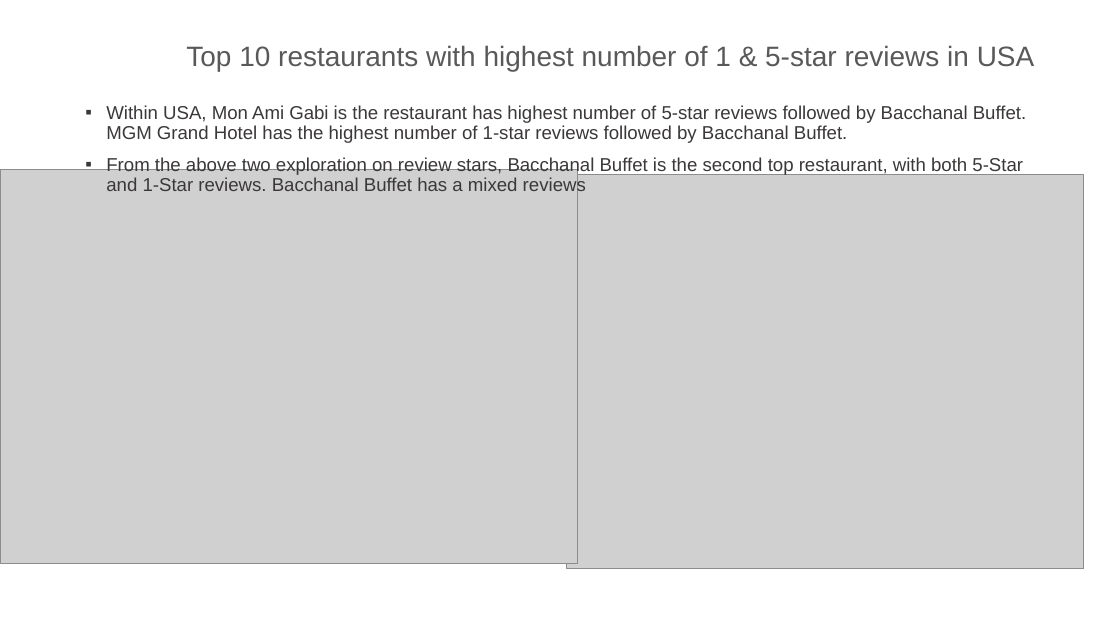
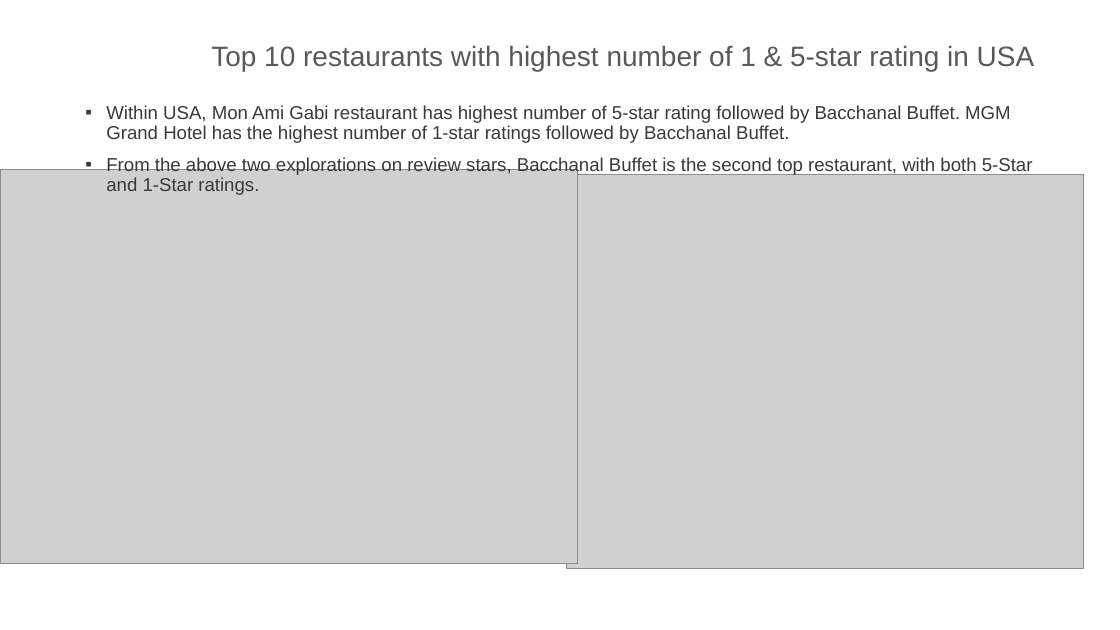
Before and after one commit to ap12798/Big-Data, a slide deck: slide 16 of Yelp.pptx (slide 15 before the commit). Drawn at 1120x630 pixels with LibreOffice and Linux fonts; fonts in the diff are those of the drawing; grey boxes stand for pictures; background and template pictures are left out. Boxes give left, top, right and bottom in pixels: in the first picture for what was removed or moved away, otherwise in the second. Text is boxed around its words. In the diff, an @@ line names an element or a change of style, - is before the commit and + after.

Commit message:
Add files via upload
Based on partition table, exploration slides updated

```diff
--- a/Yelp.pptx
+++ b/Yelp.pptx
@@ title at (211, 45, 1035, 71): text changed @@
-Top 10 restaurants with highest number of 1 & 5-star reviews in USA
+Top 10 restaurants with highest number of 1 & 5-star rating in USA
@@ text at (106, 105, 1033, 195): text changed @@
-▪ Within USA, Mon Ami Gabi is the restaurant has highest number of 5-star reviews followed by Bacchanal Buffet. MGM Grand Hotel has the highest number of 1-star reviews followed by Bacchanal Buffet.
-▪ From the above two exploration on review stars, Bacchanal Buffet is the second top restaurant, with both 5-Star and 1-Star reviews. Bacchanal Buffet has a mixed reviews
+▪ Within USA, Mon Ami Gabi restaurant has highest number of 5-star rating followed by Bacchanal Buffet. MGM Grand Hotel has the highest number of 1-star ratings followed by Bacchanal Buffet.
+▪ From the above two explorations on review stars, Bacchanal Buffet is the second top restaurant, with both 5-Star and 1-Star ratings.
```
Also in this commit, not shown: 13 other slides changed, 1 slide added, 1 slide removed.
